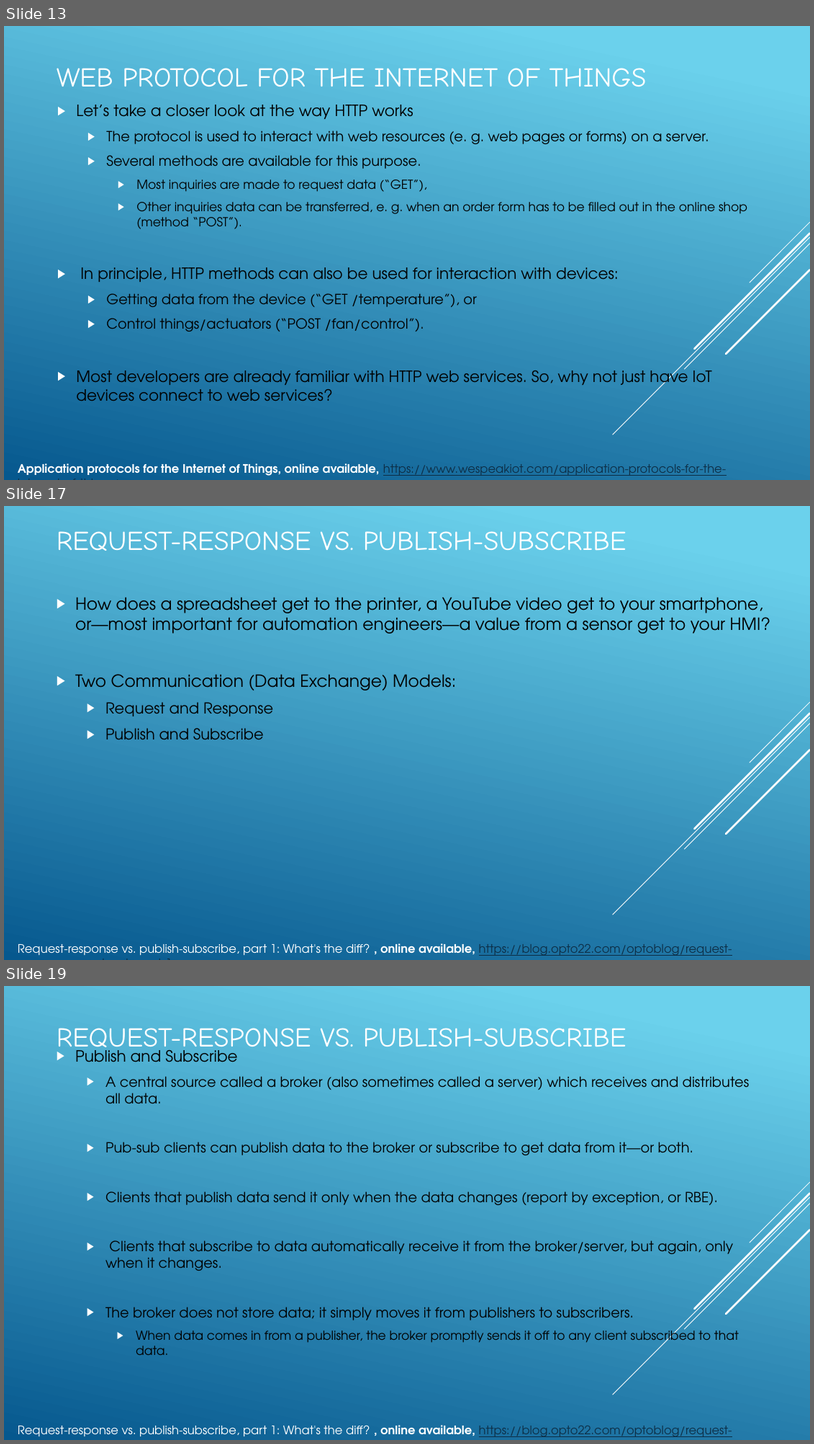
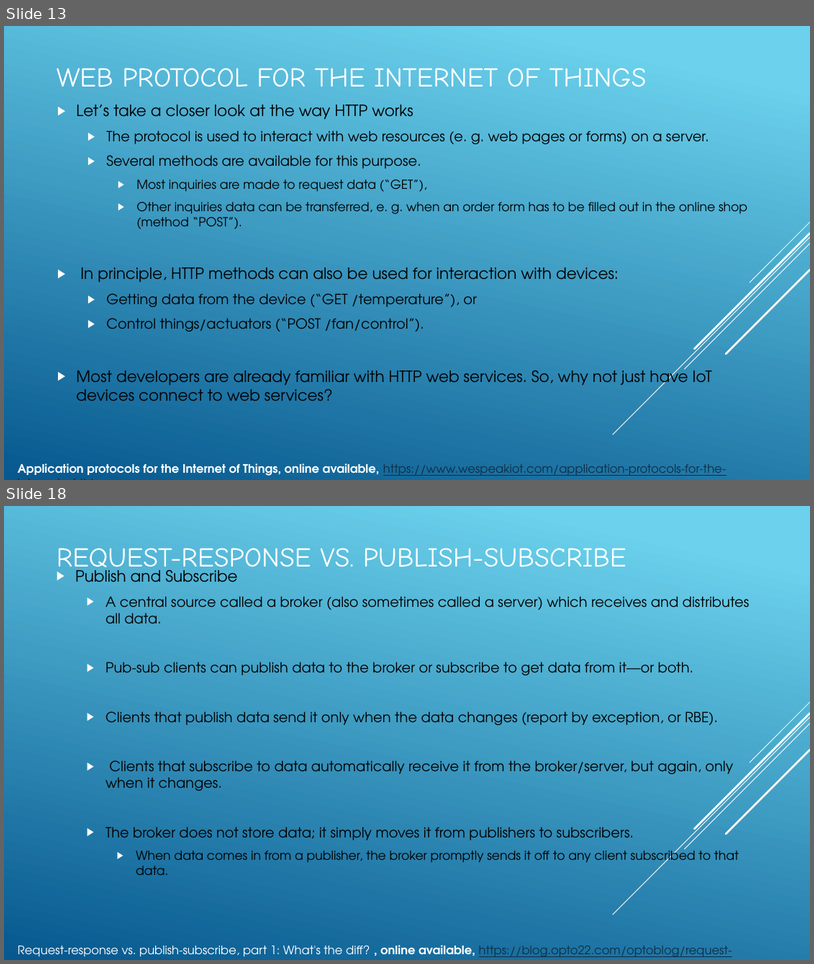
Before and after one commit to JaberBabaki/Advance-Computer-Network-Fall-2020, a slide deck: present/Lecture-3_IoT Application Protocols - Copy.pptx. Shown one above the other, each under a label of ours: slides 13, 17 and 19 before the commit, slides 13 and 18 after it; the slides between them are not shown. The pictures are 814x1444 and 814x964 pixels, drawn with LibreOffice and Linux fonts; fonts in the diff are those of the drawing. Boxes give left, top, right and bottom in pixels: in the first picture for what was removed or moved away, otherwise in the second. Text is boxed around its words. In the diff, an @@ line names an element or a change of style, - is before the commit and + after.

```diff
--- a/present/Lecture-3_IoT Application Protocols - Copy.pptx
+++ b/present/Lecture-3_IoT Application Protocols - Copy.pptx
@@ slide 17 removed at bbox=[4, 506, 810, 960], background gradient #6ED2EB to #06588E; not listed: 5 template elements that a slide beside it also shows @@
@@ title removed at bbox=[57, 531, 627, 551] @@
-REQUEST-RESPONSE VS. PUBLISH-SUBSCRIBE
@@ text removed at bbox=[75, 597, 772, 740] @@
-▶ How does a spreadsheet get to the printer, a YouTube video get to your smartphone, or—most important for automation engineers—a value from a sensor get to your HMI?
-▶ Two Communication (Data Exchange) Models:
-  ▶ Request and Response
-  ▶ Publish and Subscribe
@@ text removed at bbox=[18, 943, 733, 959] @@
-Request-response vs. publish-subscribe, part 1: What's the diff? , online available, https://blog.opto22.com/optoblog/request-response-vs-pub-sub-part-1
@@ what was slide 19 is now slide 18 @@
```
Also in this commit, not shown: 42 slides changed, 6 slides added, 8 other files.
